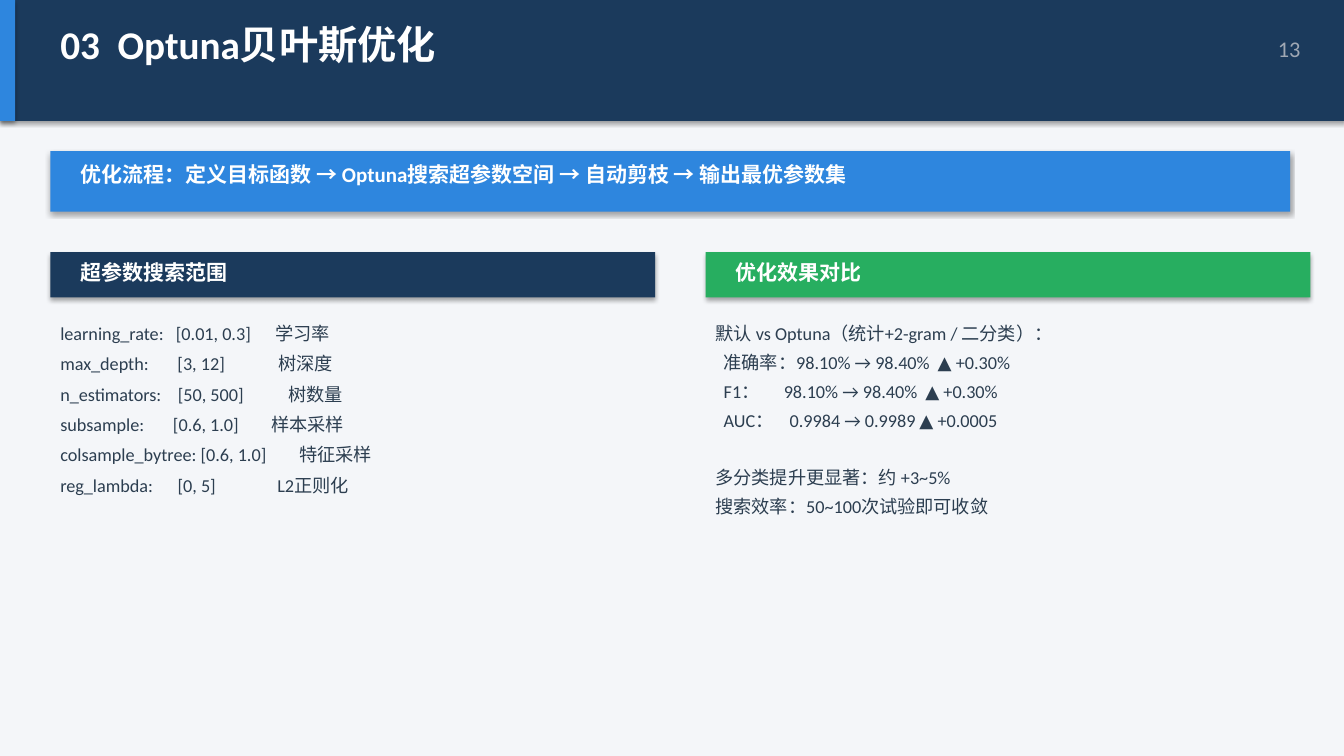
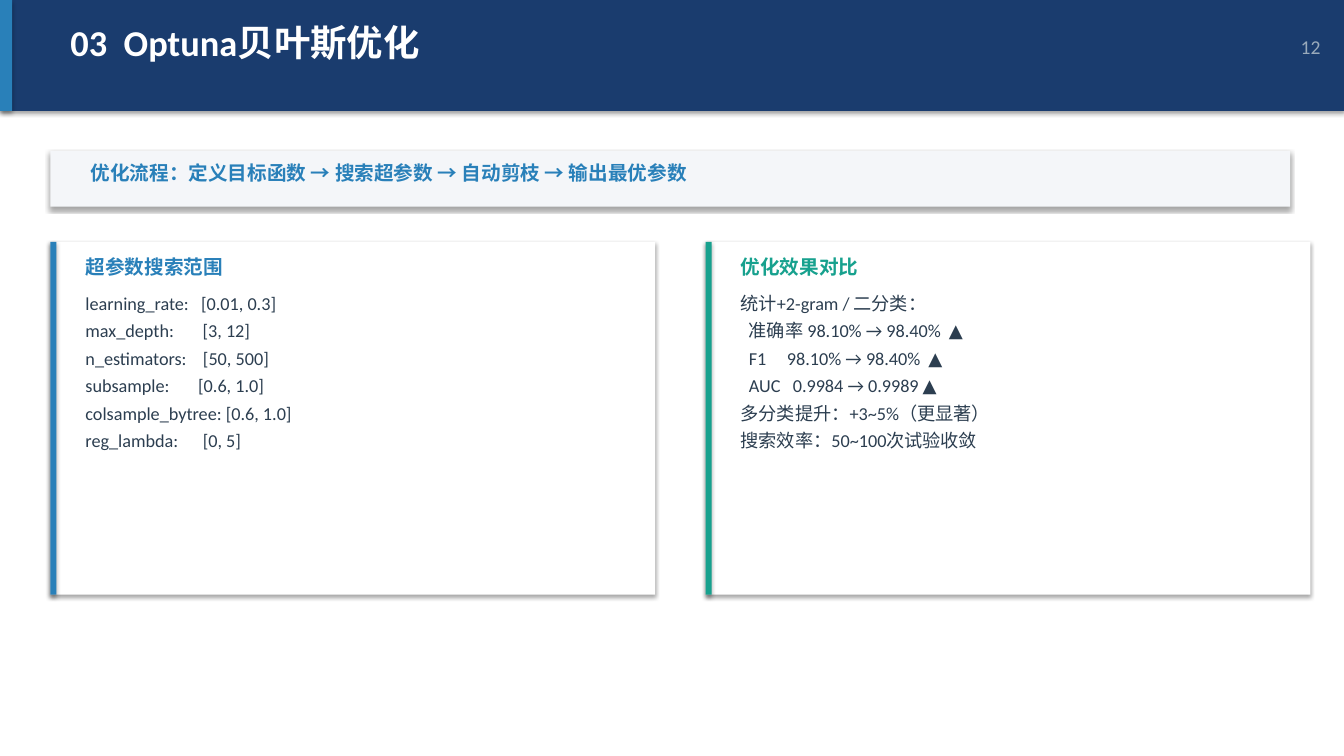
Before and after one commit to sweeete/Cloud-Security-Study, a slide deck: slide 12 of Graduation-Project/毕业答辩PPT.pptx. Drawn at 1344x756 pixels with LibreOffice and Linux fonts; fonts in the diff are those of the drawing. Boxes give left, top, right and bottom in pixels: in the first picture for what was removed or moved away, otherwise in the second. Text is boxed around its words. In the diff, an @@ line names an element or a change of style, - is before the commit and + after.

Commit message:
fix: 优化PPT排版，精确定位+统一格式
- 使用 inches 精确定位所有元素
- 深色封面 + 浅色正文配色方案
- 统一顶部标题栏 + 页码
- 卡片式 section_box 布局
- 表格交替行 + 高亮行
- section_box 函数统一管理卡片样式

```diff
--- a/Graduation-Project/毕业答辩PPT.pptx
+++ b/Graduation-Project/毕业答辩PPT.pptx
@@ background #F4F6F9 to #FFFFFF @@
@@ rectangle: place and size @@
-rectangle at (0, 0, 1344, 121)
+rectangle at (0, 0, 1344, 111)
@@ rectangle at (0, 0, 1344, 111): fill #1B3A5C to #1A3C6E @@
@@ rectangle: place and size @@
-rectangle at (0, 0, 15, 121)
+rectangle at (0, 0, 12, 111)
@@ rectangle at (0, 0, 12, 111): fill #2E86DE to #2980B9 @@
@@ text "03 Optuna贝叶斯优化": place and size @@
-text "03 Optuna贝叶斯优化" at (60, 26, 436, 65)
+text "03 Optuna贝叶斯优化" at (70, 26, 420, 62)
@@ text "03 Optuna贝叶斯优化" at (70, 26, 420, 62): size 28 to 26 pt @@
@@ text at (1301, 41, 1321, 54): text changed; size 16 to 14 pt; text colour #A0A8B4 to #99AABB @@
-13
+12
@@ rectangle: place and size @@
-rectangle at (50, 151, 1291, 212)
+rectangle at (50, 151, 1291, 207)
@@ rectangle at (50, 151, 1291, 207): fill #2E86DE to #F4F6F9 @@
@@ text at (91, 163, 687, 182): text changed; size 15 to 14 pt; text colour #FFFFFF to #2980B9 @@
-优化流程：定义目标函数 → Optuna搜索超参数空间 → 自动剪枝 → 输出最优参数集
+优化流程：定义目标函数 → 搜索超参数 → 自动剪枝 → 输出最优参数
@@ rectangle: place and size @@
-rectangle at (50, 252, 655, 297)
+rectangle at (50, 242, 655, 595)
@@ rectangle at (50, 242, 655, 595): fill #1B3A5C to #FFFFFF @@
@@ rectangle added at (50, 242, 56, 595), fill #2980B9 @@
@@ text "超参数搜索范围" at (85, 257, 222, 276): size 15 to 14 pt, text colour #FFFFFF to #2980B9 @@
@@ rectangle removed at (706, 252, 1311, 297) @@
@@ rectangle added at (706, 242, 1311, 595), fill #FFFFFF @@
@@ rectangle added at (706, 242, 712, 595), fill #17A18E @@
@@ text "优化效果对比" at (741, 257, 859, 276): size 15 to 14 pt, text colour #FFFFFF to #17A18E @@
@@ text at (85, 297, 292, 450): text changed @@
-learning_rate: [0.01, 0.3] 学习率
-max_depth: [3, 12] 树深度
-n_estimators: [50, 500] 树数量
-subsample: [0.6, 1.0] 样本采样
-colsample_bytree: [0.6, 1.0] 特征采样
-reg_lambda: [0, 5] L2正则化
+learning_rate: [0.01, 0.3]
+max_depth: [3, 12]
+n_estimators: [50, 500]
+subsample: [0.6, 1.0]
+colsample_bytree: [0.6, 1.0]
+reg_lambda: [0, 5]
@@ text at (741, 294, 990, 449): text changed @@
-默认 vs Optuna（统计+2-gram / 二分类）：
-准确率：98.10% → 98.40% ▲ +0.30%
-F1： 98.10% → 98.40% ▲ +0.30%
-AUC： 0.9984 → 0.9989 ▲ +0.0005
-多分类提升更显著：约 +3~5%
-搜索效率：50~100次试验即可收敛
+统计+2-gram / 二分类：
+准确率 98.10% → 98.40% ▲
+F1 98.10% → 98.40% ▲
+AUC 0.9984 → 0.9989 ▲
+多分类提升：+3~5%（更显著）
+搜索效率：50~100次试验收敛
```
Also in this commit, not shown: 14 other slides changed, 1 slide added, 1 slide removed, 1 other file.
